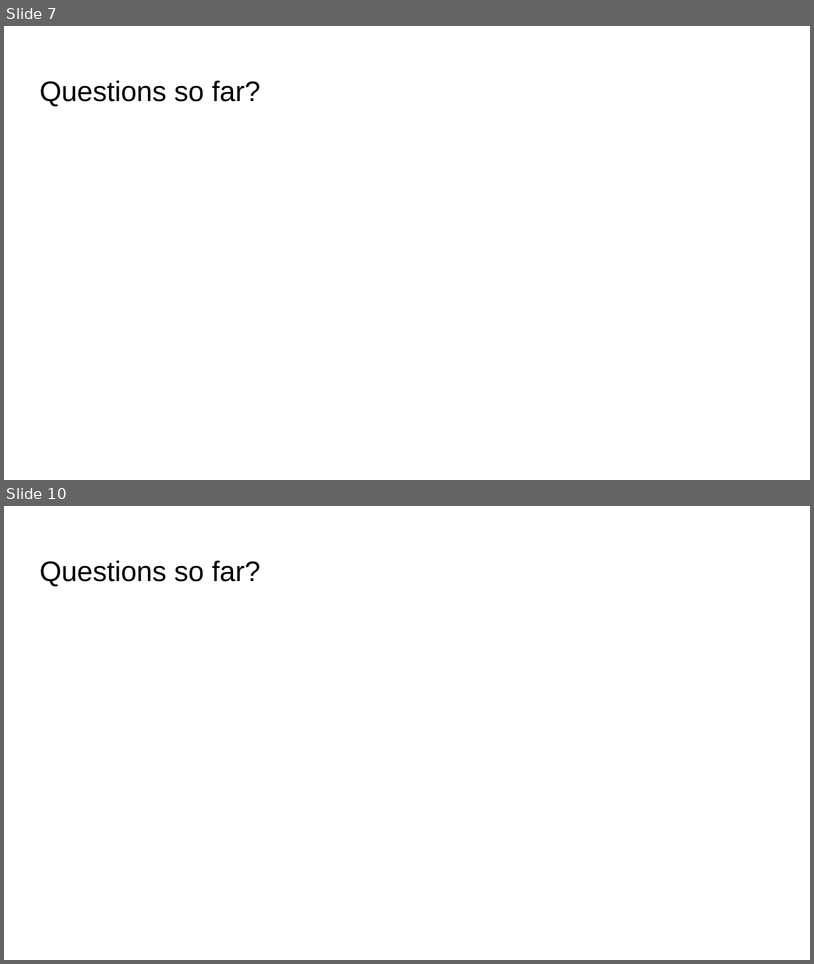
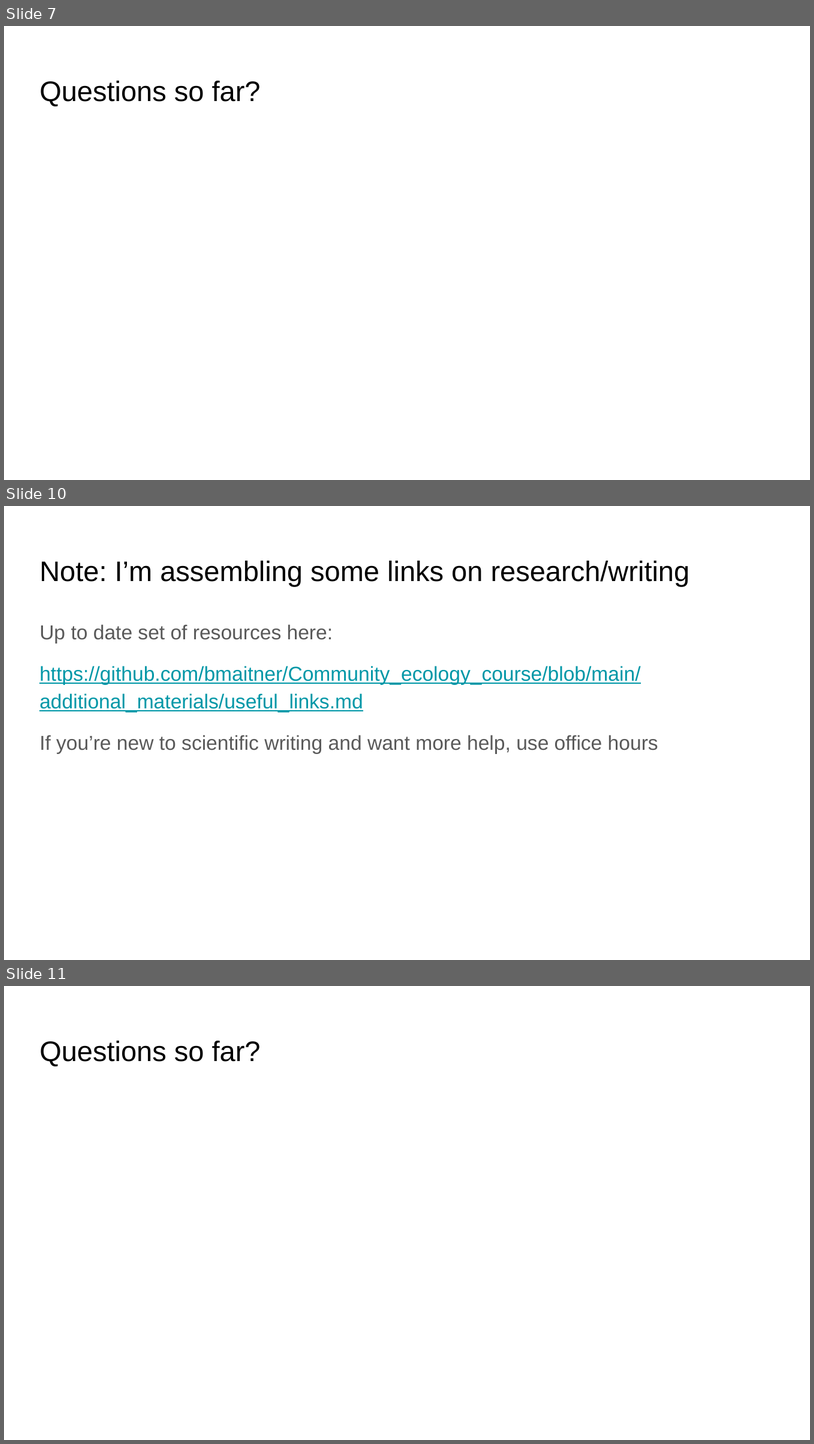
Before and after one commit to bmaitner/Community_ecology_course, a slide deck: lectures/Lecture_01_Intro_to_community_ecology.pptx. Shown one above the other, each under a label of ours: slides 7 and 10 before the commit, slides 7, 10 and 11 after it; the slides between them are not shown. The pictures are 814x964 and 814x1444 pixels, drawn with LibreOffice and Linux fonts; fonts in the diff are those of the drawing. Boxes give left, top, right and bottom in pixels: in the first picture for what was removed or moved away, otherwise in the second. Text is boxed around its words. In the diff, an @@ line names an element or a change of style, - is before the commit and + after.

```diff
--- a/lectures/Lecture_01_Intro_to_community_ecology.pptx
+++ b/lectures/Lecture_01_Intro_to_community_ecology.pptx
@@ slide 10 added at <box>4,506,810,960</box>, background #FFFFFF @@
@@ title added at <box>39,561,690,586</box>, 25.2 pt, text #000000 @@
+Note: I’m assembling some links on research/writing
@@ text added at <box>39,624,659,753</box>, 18 pt, text #0097A7, underline @@
+Up to date set of resources here:
+https://github.com/bmaitner/Community_ecology_course/blob/main/additional_materials/useful_links.md
+If you’re new to scientific writing and want more help, use office hours
@@ what was slide 10 is now slide 11 @@
```
Also in this commit, not shown: 5 slides changed, 1 other file.
